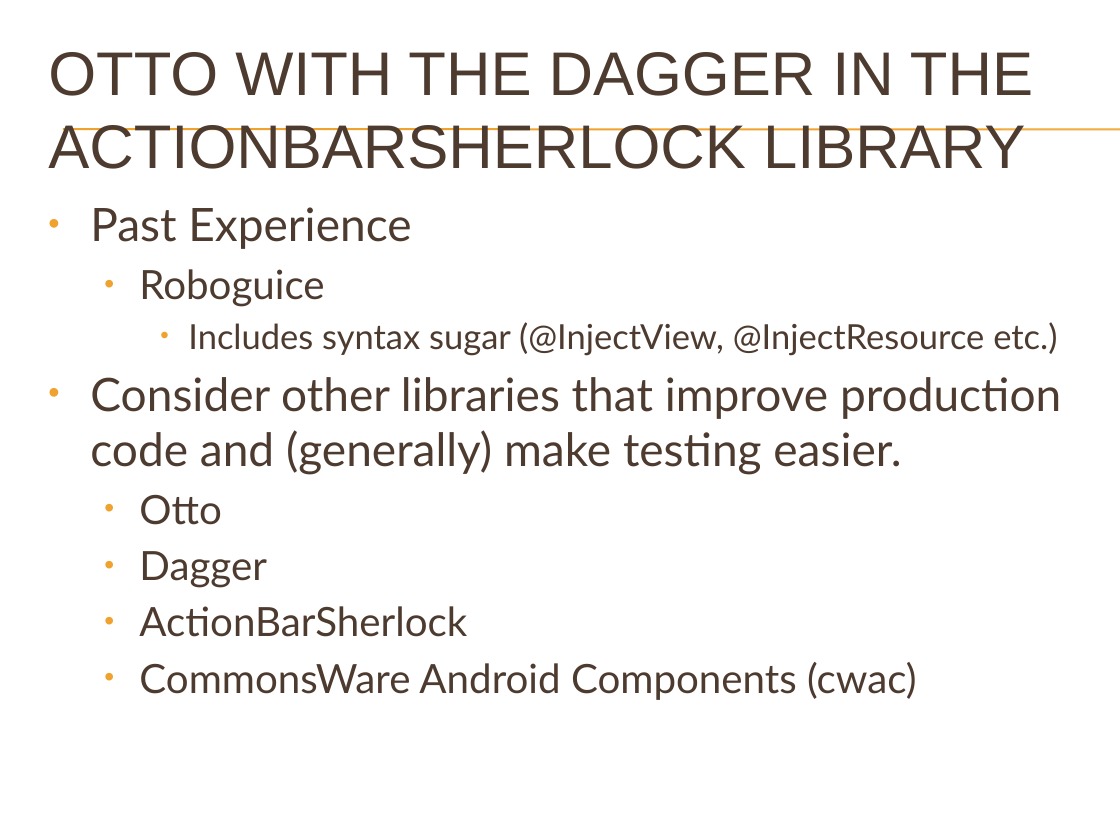
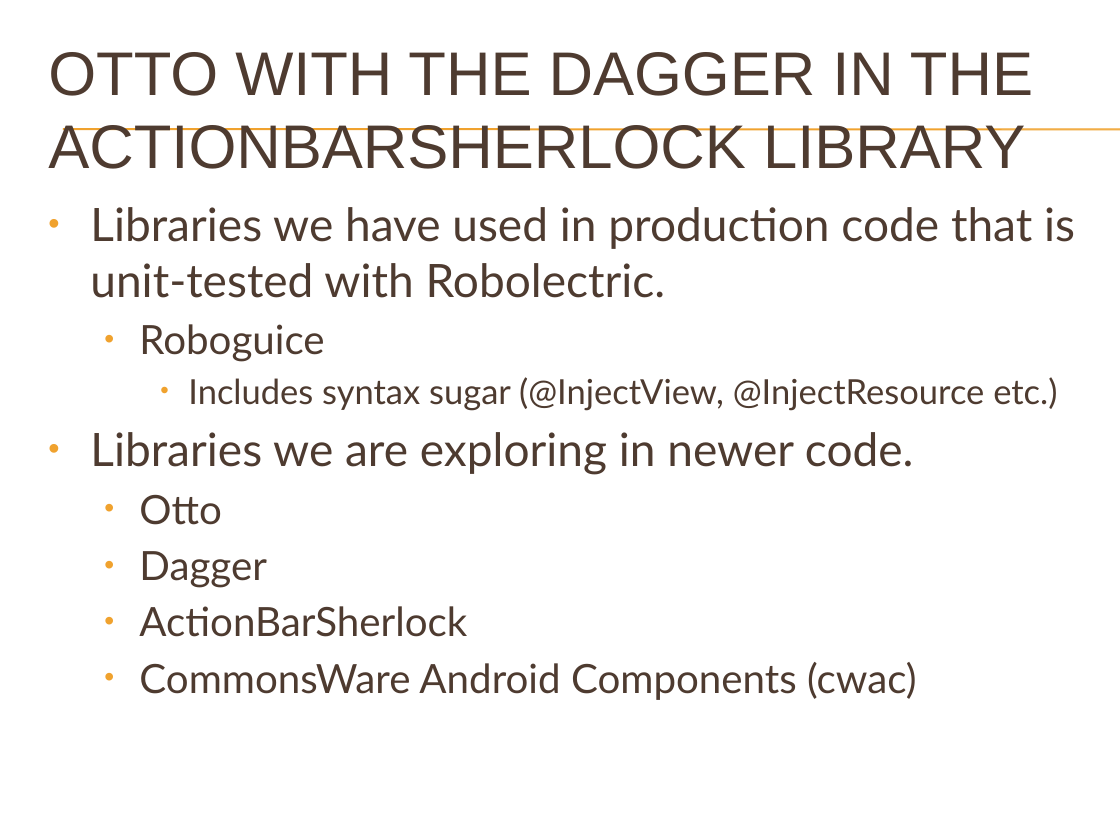
Before and after one commit to brycep/thomas, a slide deck: slide 12 of thomas-android/src/main/presentations/Unit Testing.pptx. Drawn at 1120x840 pixels with LibreOffice and Linux fonts; fonts in the diff are those of the drawing; background and template pictures are left out. Boxes give left, top, right and bottom in pixels: in the first picture for what was removed or moved away, otherwise in the second. Text is boxed around its words. In the diff, an @@ line names an element or a change of style, - is before the commit and + after.

```diff
--- a/thomas-android/src/main/presentations/Unit Testing.pptx
+++ b/thomas-android/src/main/presentations/Unit Testing.pptx
@@ text at box(90, 207, 1075, 298): text changed @@
-• Past Experience
+• Libraries we have used in production code that is unit-tested with Robolectric.
@@ text at box(90, 432, 914, 475): text changed @@
-• Consider other libraries that improve production code and (generally) make testing easier.
+• Libraries we are exploring in newer code.
```
Also in this commit, not shown: 6 other slides changed, 1 slide added.
